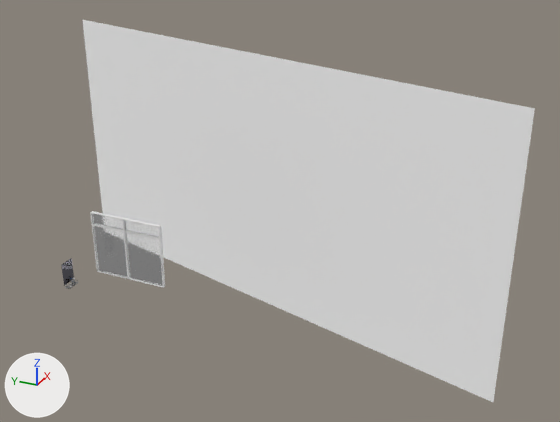
Two versions of the Blender file tooth-paste.blend, one commit apart.
Before and after are seen from a 50 mm lens placed at (-13.6, -11.95, 9.95), pointed at (4.2, -3.95, 1.05). Lighting does not change. The marker at lower left points along +X, +Y and +Z.

Names of what the first picture shows: 'view', 'window', 'window.glass'.
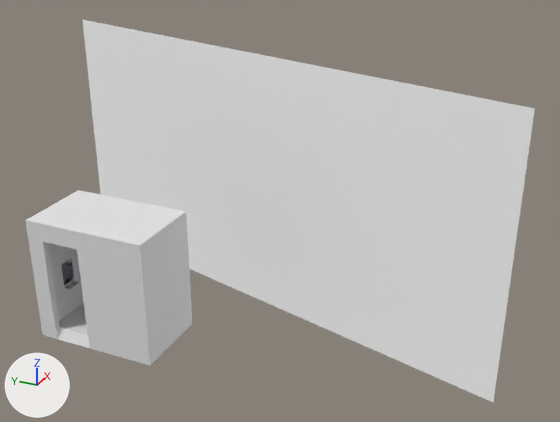
Pixel boxes [x1, y1, x2, y2] of what changed, in the pictures (560 x 422 px):
'room', shown: after [25, 190, 192, 366]
'window.glass', unchanged, covered by the edit: before [92, 214, 163, 286]

The change in detail:
Object 'room' (ob_room) is now shown.
